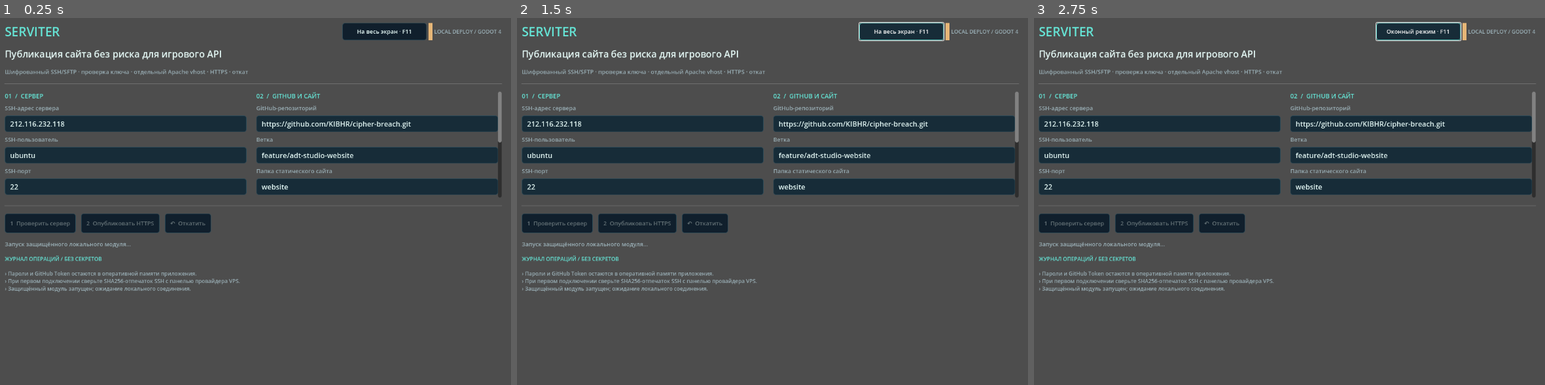
Above: before the commit, frames 1-3 (left to right).
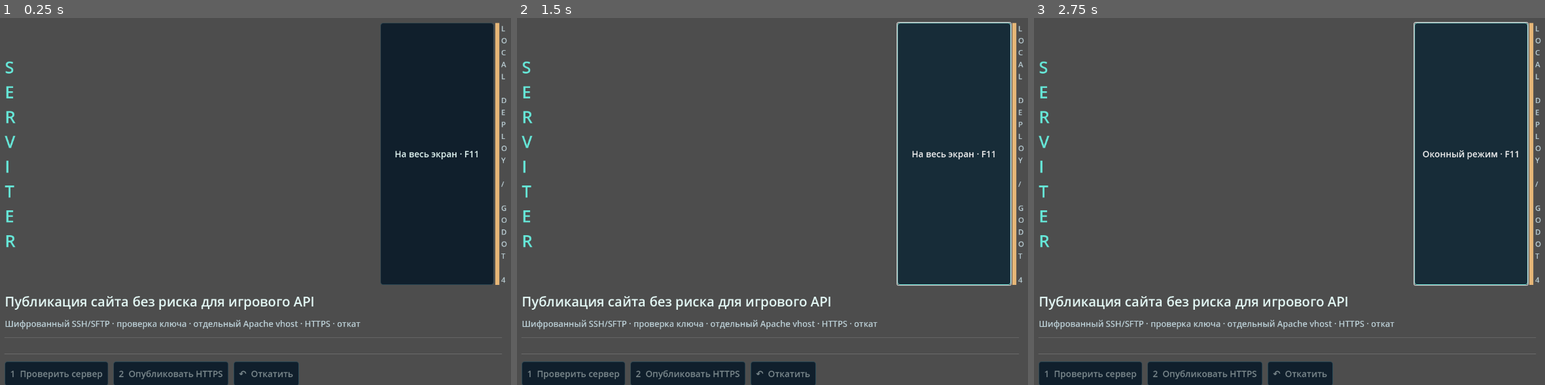
Above: after the commit, the same moments.

Repository: KIBHR/serviter
Game: Godot game, scene res://ui/main.tscn
Two runs of this game, one before a commit and one after it. Both use one fixed random seed, a clock stepped at 60 frames per second and the inputs below.
Inputs:
- Up to frame 1 (0.25 s): no input
- Up to frame 2 (1.5 s): click "На весь экран · F11" at 0.5 s; click "Оконный режим · F11" at 1.25 s
- Up to frame 3 (2.75 s): click "На весь экран · F11" at 2 s

The runs differ from the first frame. In frame 1, 33% of the frame differs, in the area x 0-100%, y 1-100%; in frame 2, 33%; in frame 3, 33%.

Commit message:
feat(godot): readable full-screen UI typography (v0.2.2)
* feat(godot): enlarge all UI typography and improve contrast and responsive spacing

* feat(godot): set base font size 20 and release v0.2.2

* build(godot): bump macOS app version to 0.2.2

* docs(godot): explain readable type and editable font constants

Diff:
--- a/godot/project.godot
+++ b/godot/project.godot
@@ -3,7 +3,7 @@
 
 [application]
 config/name="Serviter"
-config/version="0.2.1"
+config/version="0.2.2"
 run/main_scene="res://ui/main.tscn"
 
 [display]
@@ -21,4 +21,4 @@
 textures/default_filters/use_nearest_mipmap_filter=false
 
 [gui]
-theme/default_font_size=15
+theme/default_font_size=20
--- a/godot/ui/main.gd
+++ b/godot/ui/main.gd
@@ -7,9 +7,14 @@
 const FIELD := Color("172c38")
 const BORDER := Color("294957")
 const FG := Color("e4f8f5")
-const MUTED := Color("9aafb6")
+const MUTED := Color("bed2d9")
 const AQUA := Color("66e7d8")
 const GOLD := Color("e6b677")
+
+# Readability settings (points at 100% display scale).
+const FONT_BODY := 20
+const FONT_BUTTON := 20
+const FONT_LOG := 19
 
 const FIELD_INFO := [
     ["host", "SSH-адрес сервера", "212.116.232.118", false],
@@ -36,6 +41,7 @@
 var indicator: ColorRect
 var fullscreen_button: Button
 var field_grid: GridContainer
+var header_tagline: Label
 var request: HTTPRequest
 var startup_timer: Timer
 var confirm_dialog: ConfirmationDialog
@@ -108,7 +114,9 @@
     if field_grid == null:
         return
     # On smaller screens, stack the two sections so fields remain readable.
-    field_grid.columns = 1 if size.x < 1020 else 2
+    field_grid.columns = 1 if size.x < 1300 else 2
+    if header_tagline != null:
+        header_tagline.visible = size.x >= 1020
 
 
 func _exit_tree() -> void:
@@ -131,13 +139,13 @@
     root.add_child(stack)
     var bar := HBoxContainer.new()
     stack.add_child(bar)
-    var logo := _label("SERVITER", 28, AQUA)
+    var logo := _label("SERVITER", 38, AQUA)
     bar.add_child(logo)
     var gap := Control.new()
     gap.size_flags_horizontal = Control.SIZE_EXPAND_FILL
     bar.add_child(gap)
     fullscreen_button = _button("Оконный режим · F11", false)
-    fullscreen_button.custom_minimum_size = Vector2(190, 37)
+    fullscreen_button.custom_minimum_size = Vector2(255, 50)
     fullscreen_button.tooltip_text = "F11 — переключить полный экран; Esc — выйти из полного экрана."
     fullscreen_button.pressed.connect(_toggle_fullscreen)
     bar.add_child(fullscreen_button)
@@ -145,12 +153,13 @@
     indicator.custom_minimum_size = Vector2(9, 9)
     indicator.color = GOLD
     bar.add_child(indicator)
-    var tagline := _label("LOCAL DEPLOY / GODOT 4", 12, MUTED)
+    var tagline := _label("LOCAL DEPLOY / GODOT 4", 17, MUTED)
     bar.add_child(tagline)
-
-    var title := _label("Публикация сайта без риска для игрового API", 21, FG)
+    header_tagline = tagline
+
+    var title := _label("Публикация сайта без риска для игрового API", 30, FG)
     stack.add_child(title)
-    var hint := _label("Шифрованный SSH/SFTP · проверка ключа · отдельный Apache vhost · HTTPS · откат", 13, MUTED)
+    var hint := _label("Шифрованный SSH/SFTP · проверка ключа · отдельный Apache vhost · HTTPS · откат", 19, MUTED)
     stack.add_child(hint)
     _rule(stack)
 
@@ -186,16 +195,16 @@
     rollback_button.pressed.connect(_confirm_rollback)
     controls.add_child(rollback_button)
 
-    status_label = _label("Запуск защищённого локального модуля…", 13, MUTED)
+    status_label = _label("Запуск защищённого локального модуля…", FONT_BODY, MUTED)
     stack.add_child(status_label)
-    stack.add_child(_label("ЖУРНАЛ ОПЕРАЦИЙ / БЕЗ СЕКРЕТОВ", 12, AQUA))
+    stack.add_child(_label("ЖУРНАЛ ОПЕРАЦИЙ / БЕЗ СЕКРЕТОВ", 19, AQUA))
     log_box = RichTextLabel.new()
     log_box.bbcode_enabled = false
     log_box.scroll_following = true
-    log_box.custom_minimum_size = Vector2(0, 125)
+    log_box.custom_minimum_size = Vector2(0, 145)
     log_box.size_flags_vertical = Control.SIZE_EXPAND_FILL
     log_box.add_theme_color_override("default_color", MUTED)
-    log_box.add_theme_font_size_override("normal_font_size", 12)
+    log_box.add_theme_font_size_override("normal_font_size", FONT_LOG)
     stack.add_child(log_box)
     _log("Пароли и GitHub Token остаются в оперативной памяти приложения.")
     _log("При первом подключении сверьте SHA256-отпечаток SSH с панелью провайдера VPS.")
@@ -218,11 +227,13 @@
     pin_dialog.add_child(pin_content)
     pin_instructions = Label.new()
     pin_instructions.autowrap_mode = TextServer.AUTOWRAP_WORD_SMART
-    pin_instructions.custom_minimum_size = Vector2(600, 155)
+    pin_instructions.custom_minimum_size = Vector2(600, 205)
+    pin_instructions.add_theme_font_size_override("font_size", FONT_BODY)
     pin_content.add_child(pin_instructions)
     pin_input = LineEdit.new()
     pin_input.placeholder_text = "SHA256:..."
-    pin_input.custom_minimum_size = Vector2(600, 38)
+    pin_input.custom_minimum_size = Vector2(600, 50)
+    pin_input.add_theme_font_size_override("font_size", FONT_BODY)
     pin_content.add_child(pin_input)
     pin_dialog.register_text_enter(pin_input)
     _update_buttons()
@@ -232,21 +243,22 @@
     var box := VBoxContainer.new()
     box.size_flags_horizontal = Control.SIZE_EXPAND_FILL
     box.add_theme_constant_override("separation", 8)
-    box.add_child(_label(title, 14, AQUA))
+    box.add_child(_label(title, 22, AQUA))
     return box
 
 
 func _field(box: VBoxContainer, id: String, description: String, example: String, secret: bool) -> void:
-    box.add_child(_label(description, 13, MUTED))
+    box.add_child(_label(description, FONT_BODY, MUTED))
     var entry := LineEdit.new()
-    entry.custom_minimum_size = Vector2(0, 37)
+    entry.custom_minimum_size = Vector2(0, 53)
+    entry.add_theme_font_size_override("font_size", FONT_BODY)
     entry.text = example
     entry.placeholder_text = "Не указан" if example.is_empty() else example
     entry.secret = secret
     entry.add_theme_stylebox_override("normal", _style(FIELD, BORDER))
     entry.add_theme_stylebox_override("focus", _style(FIELD, AQUA))
     entry.add_theme_color_override("font_color", FG)
-    entry.add_theme_color_override("font_placeholder_color", MUTED.darkened(0.25))
+    entry.add_theme_color_override("font_placeholder_color", MUTED.darkened(0.08))
     entry.text_changed.connect(func(_new_text: String): _invalidate())
     box.add_child(entry)
     fields[id] = entry
@@ -255,13 +267,13 @@
 func _button(caption: String, highlighted: bool) -> Button:
     var b := Button.new()
     b.text = caption
-    b.custom_minimum_size = Vector2(0, 44)
+    b.custom_minimum_size = Vector2(0, 55)
     b.add_theme_stylebox_override("normal", _style(AQUA if highlighted else PANEL, AQUA if highlighted else BORDER))
     b.add_theme_stylebox_override("hover", _style(Color("a4ffe9") if highlighted else FIELD, AQUA))
     b.add_theme_stylebox_override("disabled", _style(PANEL, BORDER))
     b.add_theme_color_override("font_color", BG if highlighted else FG)
     b.add_theme_color_override("font_disabled_color", MUTED.darkened(0.35))
-    b.add_theme_font_size_override("font_size", 13)
+    b.add_theme_font_size_override("font_size", FONT_BUTTON)
     return b
 
 
@@ -281,6 +293,7 @@
 func _label(content: String, size: int, tone: Color) -> Label:
     var l := Label.new()
     l.text = content
+    l.autowrap_mode = TextServer.AUTOWRAP_WORD_SMART
     l.add_theme_font_size_override("font_size", size)
     l.add_theme_color_override("font_color", tone)
     return l
Not shown, changed: godot/export_presets.cfg
Not shown, changed: godot/README.md
